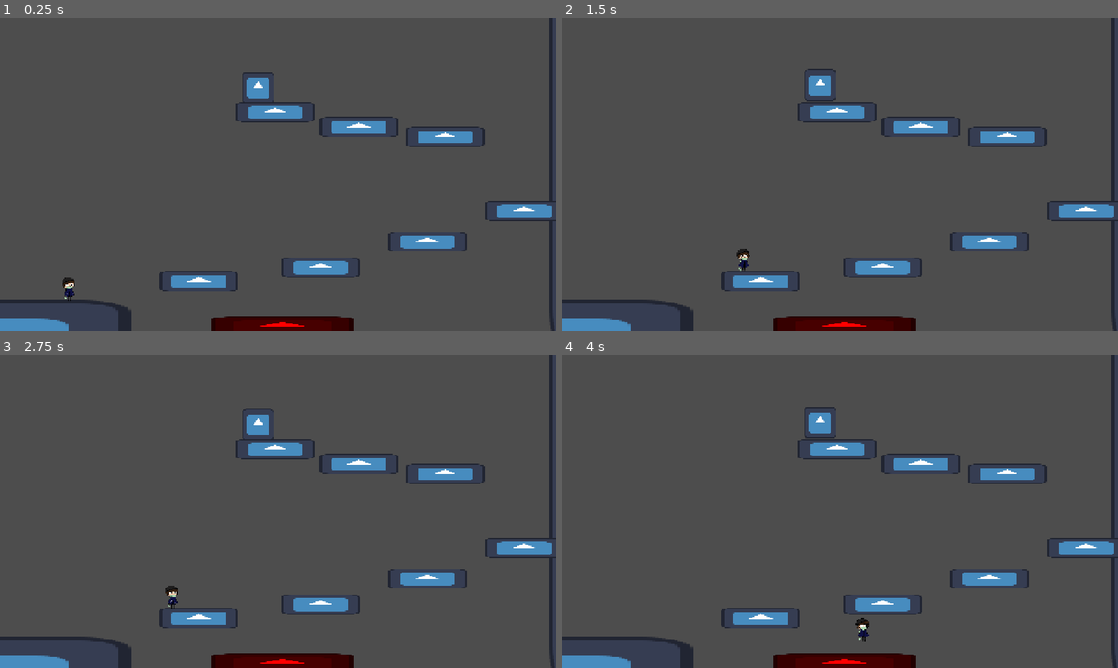
Above: before the commit, frames 1-4 (two rows, left to right).
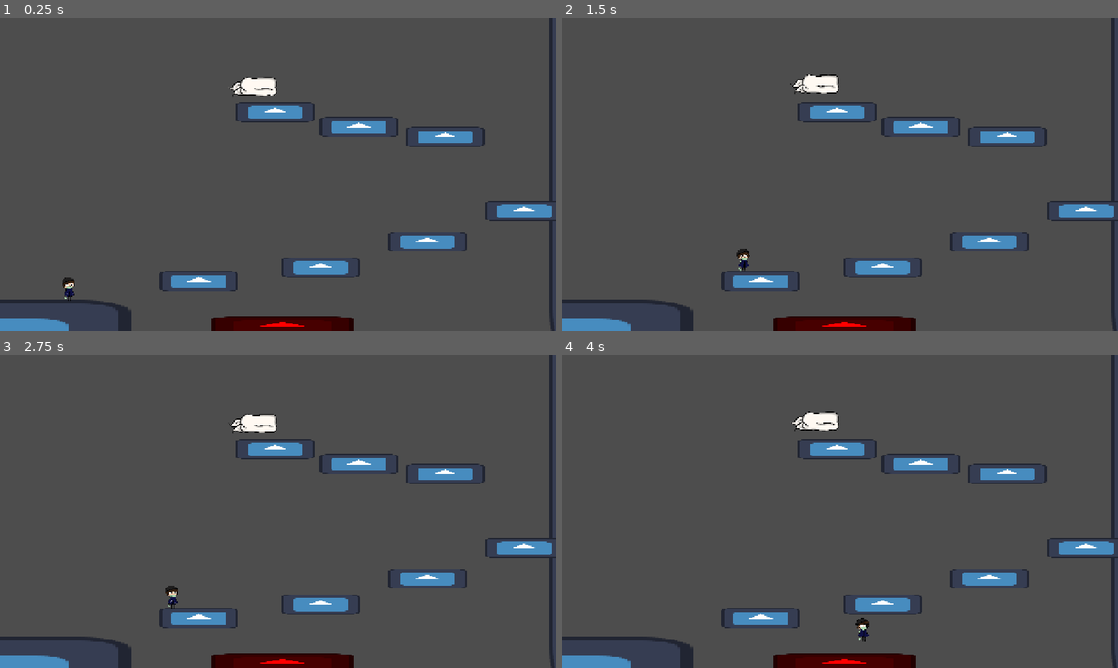
Above: after the commit, the same moments.

Repository: nandedeska/ggj-2026
Game: Godot game, scene res://scenes/LEVEL_ONE.tscn
Same seed, same stepped clock (60 frames per second), same inputs: the game is played once before the commit and once after it. This scene is started directly instead of the project's main scene. The engine's default icon, where the game draws it, is replaced by a stand-in: a white triangle on a blue panel in a dark square.
Inputs:
- Up to frame 1 (0.25 s): no input
- Up to frame 2 (1.5 s): hold F (mask) 0.53-1.28 s; hold D (move_right) from 0.53 s (still down); tap W (jump) at 0.77 s; tap F (mask) at 1.35 s
- Up to frame 3 (2.75 s): tap W (jump) at 1.52 s; release D (move_right) at 2.03 s; hold A (move_left) from 2.03 s (still down); hold F (mask) from 2.03 s (still down)
- Up to frame 4 (4 s): release A (move_left) at 2.78 s; release F (mask) at 2.78 s; hold D (move_right) from 2.78 s (still down); tap F (mask) at 2.85 s; tap W (jump) at 3.02, 3.77 s; hold F (mask) from 3.53 s (still down)

The runs differ from the first frame. In frame 1, 0.5% of the frame differs, in the area x 41-50%, y 17-27%; in frame 2, 0.5%, in the area x 41-50%, y 16-27%; in frame 3, 0.5%; in frame 4, 0.5%.

Commit message:
Add mask sprite to mask object

Diff:
--- a/scenes/mask.tscn
+++ b/scenes/mask.tscn
@@ -1,10 +1,10 @@
 [gd_scene load_steps=4 format=3 uid="uid://260fgrxq5ugp"]
 
 [ext_resource type="Script" uid="uid://bgqycng8141fp" path="res://scripts/mask.gd" id="1_oilhy"]
-[ext_resource type="Texture2D" uid="uid://4q335xxs2p" path="res://graphics/icon.svg" id="2_1rsgv"]
+[ext_resource type="Texture2D" uid="uid://b4uqcmxu2fe2t" path="res://graphics/sprites/mask sprite.png" id="3_0d8jk"]
 
 [sub_resource type="CircleShape2D" id="CircleShape2D_rv8xw"]
-radius = 16.0
+radius = 19.026299
 
 [node name="Mask" type="Area2D" node_paths=PackedStringArray("sprite")]
 collision_layer = 131
@@ -12,8 +12,9 @@
 sprite = NodePath("Sprite2D")
 
 [node name="Sprite2D" type="Sprite2D" parent="."]
-scale = Vector2(0.25, 0.25)
-texture = ExtResource("2_1rsgv")
+scale = Vector2(0.15, 0.15)
+texture = ExtResource("3_0d8jk")
+offset = Vector2(10, 75)
 
 [node name="CollisionShape2D" type="CollisionShape2D" parent="."]
 shape = SubResource("CircleShape2D_rv8xw")
Binary file added: graphics/sprites/mask sprite.png
Not shown, added: graphics/sprites/mask sprite.png.import
